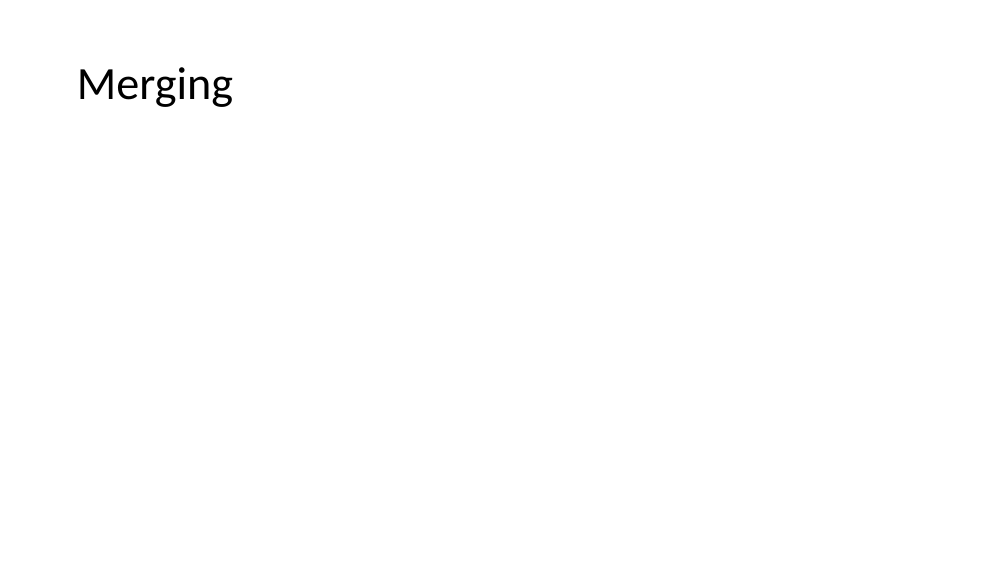
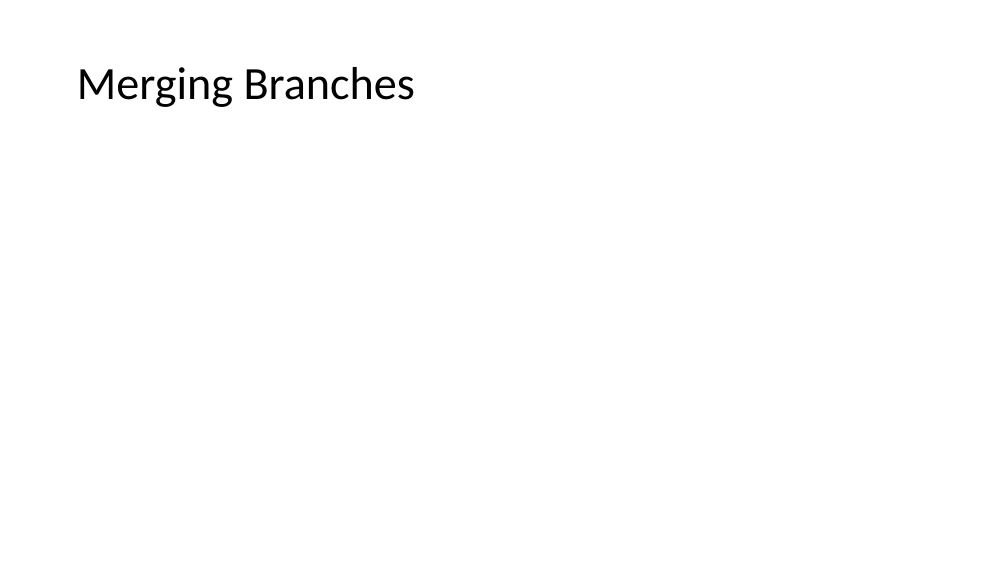
Before and after one commit to yixinsun1216/epic_orientation, a slide deck: slide 15 of Git/git_session.pptx (slide 11 before the commit). Drawn at 1008x567 pixels with LibreOffice and Linux fonts; fonts in the diff are those of the drawing. Boxes give left, top, right and bottom in pixels: in the first picture for what was removed or moved away, otherwise in the second. Text is boxed around its words. In the diff, an @@ line names an element or a change of style, - is before the commit and + after.

```diff
--- a/Git/git_session.pptx
+++ b/Git/git_session.pptx
@@ title at box(77, 67, 415, 107): text changed @@
-Merging
+Merging Branches
```
Also in this commit, not shown: 4 other slides changed, 7 slides added, 2 slides removed.
